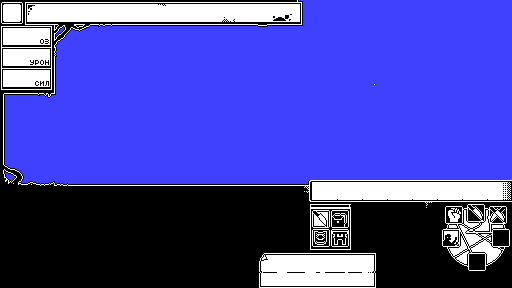
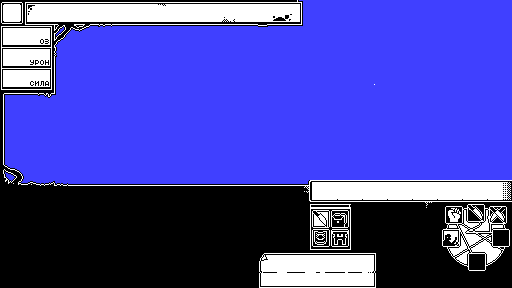
Layers edited between the first and the second 512 x 288 image:
added layer "Layer 4" above "Layer 3" over left=30, top=81, right=49, bottom=86
painted on "Layer 3" over left=35, top=81, right=49, bottom=86
